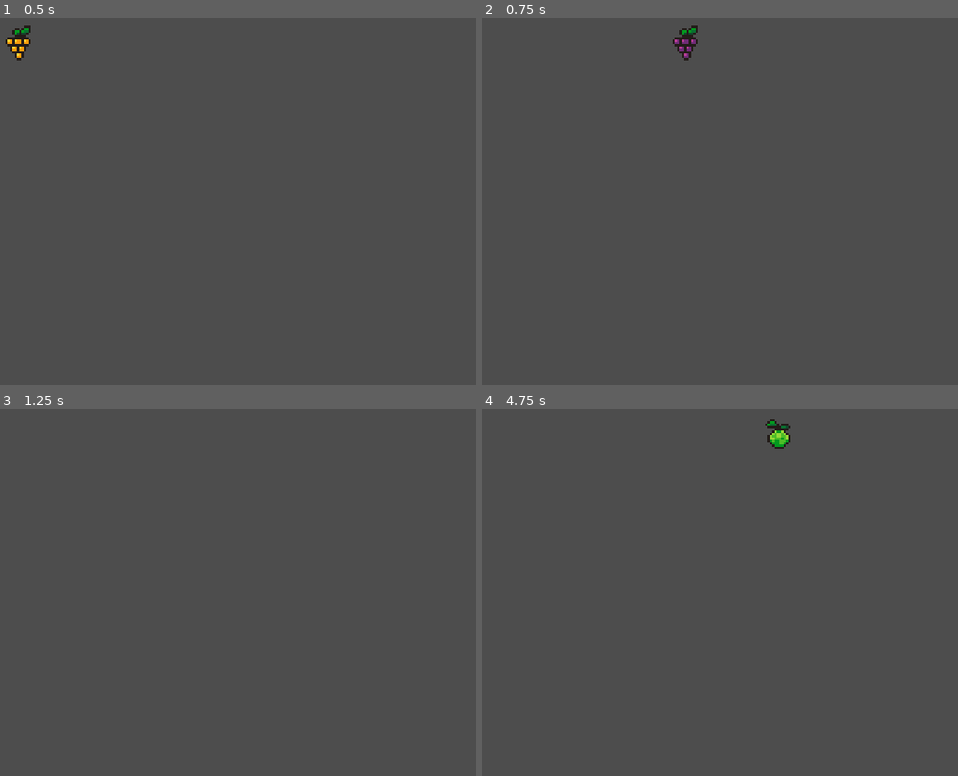
Above: before the commit, frames 1-4 (two rows, left to right).
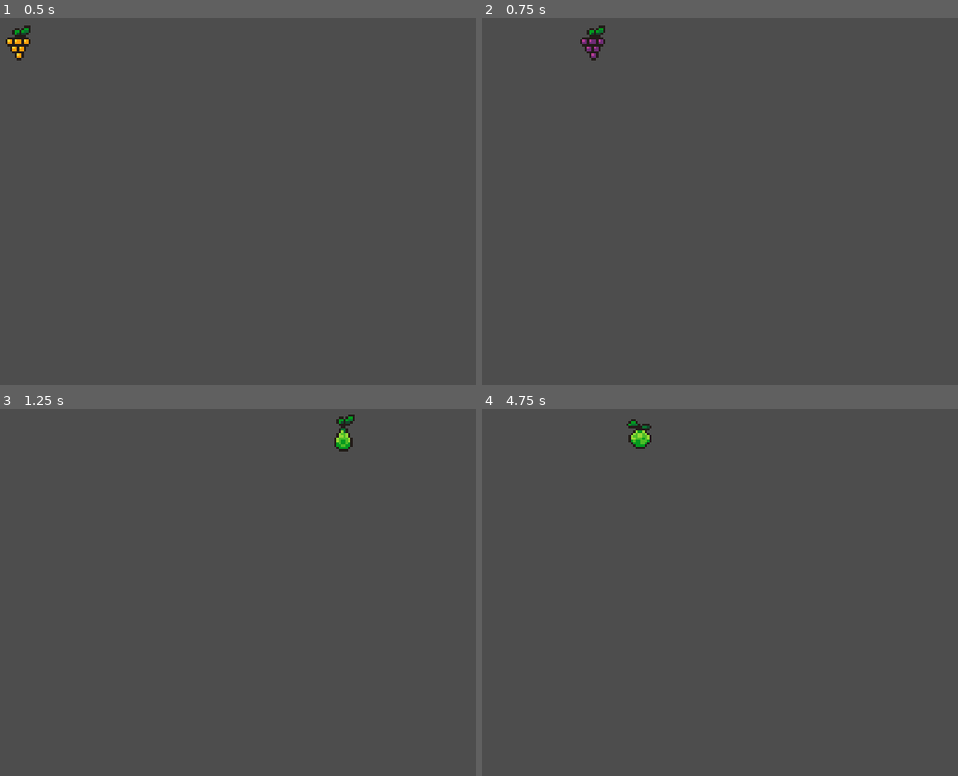
Above: after the commit, the same moments.

Repository: LicoRyte/PSCP--NoIWasTheJudge
Game: Godot game, scene res://Scene/test.tscn
The game is run twice, just before and just after one commit, with the same random seed, the same clock (stepped at 60 frames per second) and the same inputs.
Inputs:
- Up to frame 1 (0.5 s): no input
- Up to frame 2 (0.75 s): hold D (Right) from 0.53 s (still down); tap Space (Space) at 0.6 s
- Up to frame 3 (1.25 s): keep holding D (Right)
- Up to frame 4 (4.75 s): release D (Right) at 1.28 s; hold S (Down) 1.28-2.03 s; tap Space (Space) at 1.35, 2.1, 2.85, 3.5, 3.6, 4.35 s; hold D (Right) 2.03-2.78 s; tap Enter at 2.75 s; hold W (Up) 2.78-3.53 s; hold A (Left) from 3.53 s (still down)

Frame 1 is identical in both runs. In frame 2, 0.6% of the frame differs, in the area x 20-46%, y 2-12%; in frame 3, 0.3%; in frame 4, 0.6%.

Commit message:
sdfghjkl;

Diff:
--- a/Scripts/Player State/idle.gd
+++ b/Scripts/Player State/idle.gd
@@ -20,11 +20,6 @@
 	#player.velocity.x = lerp(player.velocity.x , 40, delta)
 	player.move_and_slide()
 
-	if player.is_died:
-		return killed_state
-
-	if player.is_died:
-		return killed_state
 	return null
 
 func process_input(event: InputEvent) -> State:
@@ -34,4 +29,6 @@
 	)
 	if input_direction:
 		return run_state
+	if Input.is_action_just_pressed("Space"):
+		return jump_state
 	return null
--- a/Scripts/Player State/jump.gd
+++ b/Scripts/Player State/jump.gd
@@ -6,12 +6,15 @@
 @export var killed_state: State
 @export var stunned_state: State
 
+var speed_jump = 20
 
 func enter():
+	player.velocity.y = speed_jump
 	pass
 func exit():
 	pass
 func process_physics(delta: float) -> State:
+
 	player.move_and_slide()
 	if player.is_died:
 		return killed_state
--- a/Scripts/Player State/run.gd
+++ b/Scripts/Player State/run.gd
@@ -5,7 +5,7 @@
 @export var killed_state: State
 @export var stunned_state: State
 
-var move_speed = 400
+var move_speed = 200
 var acceleration = 60
 
 func enter():
@@ -16,7 +16,7 @@
 	var input_direction = Vector2(
 		Input.get_action_strength("Right") - Input.get_action_strength("Left"),
 		Input.get_action_strength("Down") - Input.get_action_strength("Up")
-	)
+	).normalized()
 	player.velocity = lerp(player.velocity, input_direction * move_speed, delta * acceleration)
 	player.move_and_slide()
 
